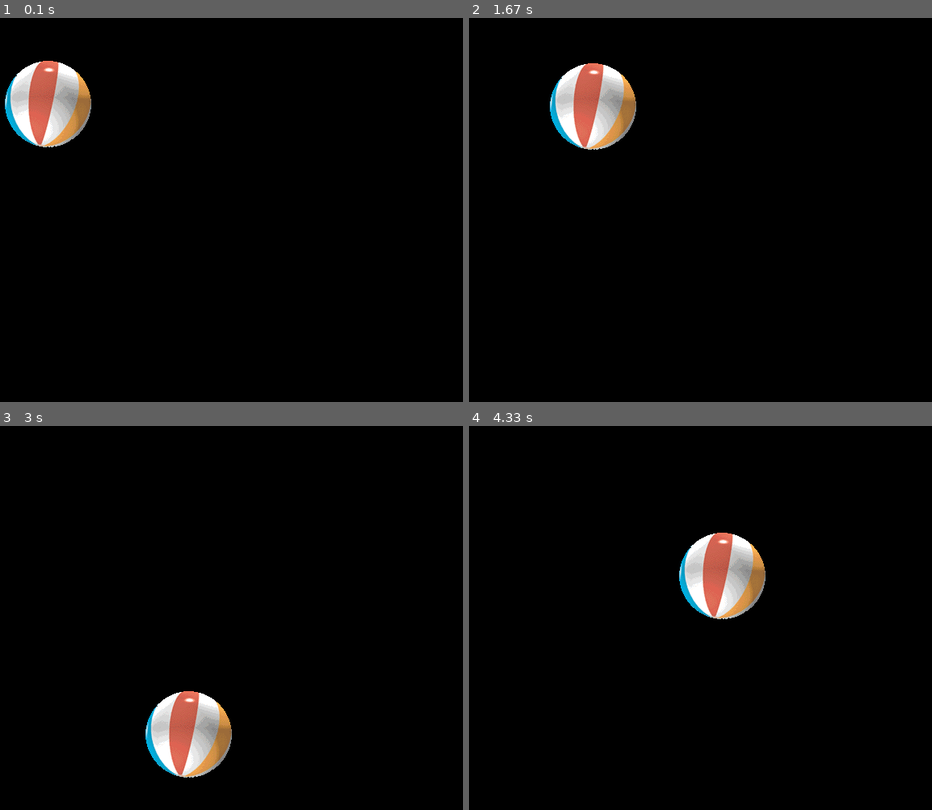
Above: before the commit, frames 1-4 (two rows, left to right).
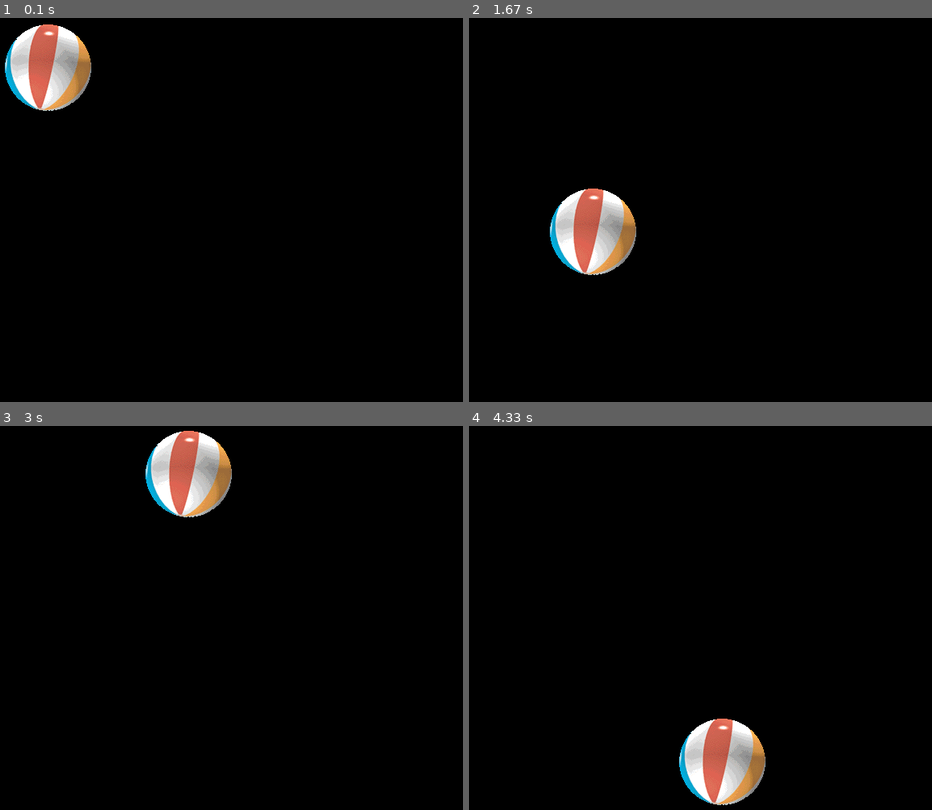
Above: after the commit, the same moments.

Repository: LePhilippeDucTai/physics_ball
Game: pygame game, started from pygame_main.py
Two runs of this game, one before a commit and one after it. Both use one fixed random seed, a clock stepped at 60 frames per second and the inputs below.
Inputs:
- Up to frame 1 (0.1 s): no input
- Up to frame 2 (1.67 s): no input
- Up to frame 3 (3 s): no input
- Up to frame 4 (4.33 s): no input

The runs differ from the first frame. In frame 1, 4.5% of the frame differs, in the area x 1-20%, y 1-34%; in frame 2, 6.5%, in the area x 17-37%, y 11-67%; in frame 3, 6.5%; in frame 4, 6.5%.

Commit message:
Changed names.

Diff:
--- a/pygame.py
+++ b/pygame_main.py
@@ -8,7 +8,7 @@
 black = 0, 0, 0
 
 gravity = 9.81
-dt = 0.1
+dt = 0.01
 acceleration = np.array([0, gravity], dtype=float)
 
 screen = pygame.display.set_mode(size)
@@ -28,6 +28,7 @@
     if ballrect.top < 0 or ballrect.bottom > height:
         speed[1] = -speed[1]
 
+    # print(speed, ballrect.x, ballrect.y)
     screen.fill(black)
     screen.blit(ball, ballrect)
     pygame.display.flip()
Not shown, added: .gitignore
